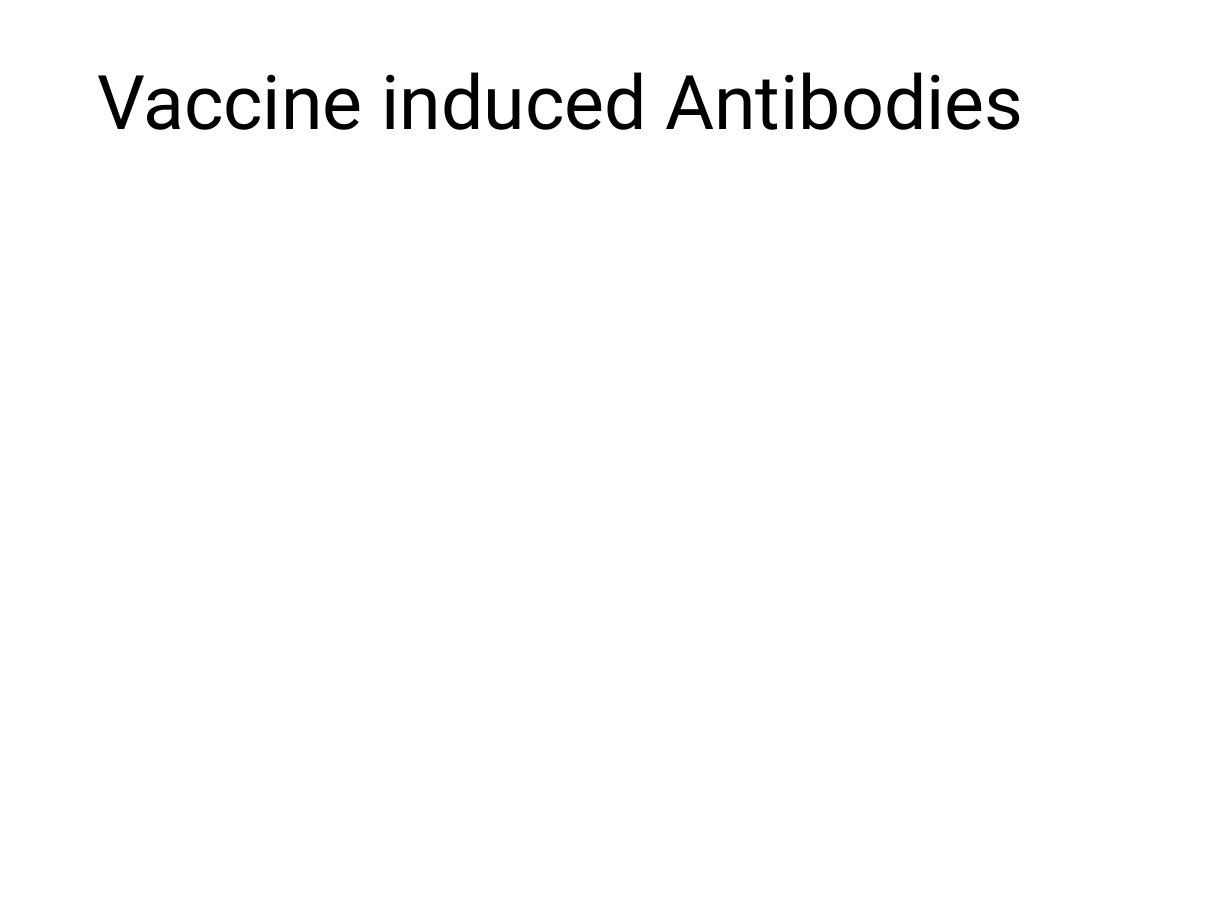
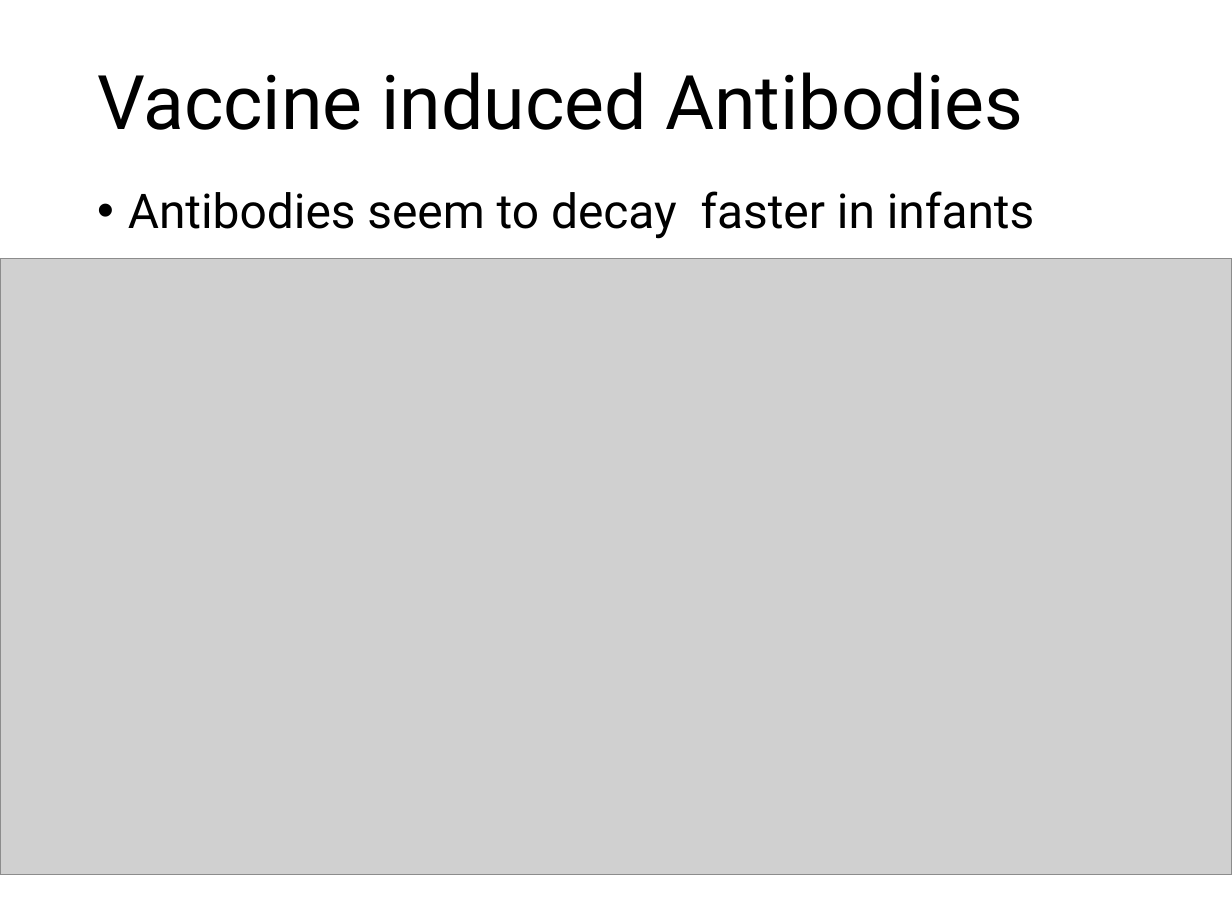
Before and after one commit to deborahcromer/RSVcorrelates, a slide deck: slide 16 of raw-data/RSV Data Summary.pptx. Drawn at 1232x924 pixels with LibreOffice and Linux fonts; fonts in the diff are those of the drawing; grey boxes stand for pictures. Boxes give left, top, right and bottom in pixels: in the first picture for what was removed or moved away, otherwise in the second. Text is boxed around its words. In the diff, an @@ line names an element or a change of style, - is before the commit and + after.

Commit message:
include  beginning of decay calculation

```diff
--- a/raw-data/RSV Data Summary.pptx
+++ b/raw-data/RSV Data Summary.pptx
@@ text added at (x1=128, y1=191, x2=1035, y2=239), 28 pt, text #000000 @@
+• Antibodies seem to decay faster in infants
@@ picture added at (x1=0, y1=259, x2=1232, y2=875) @@
```
Also in this commit, not shown: 2 slides added, 2 other files.
